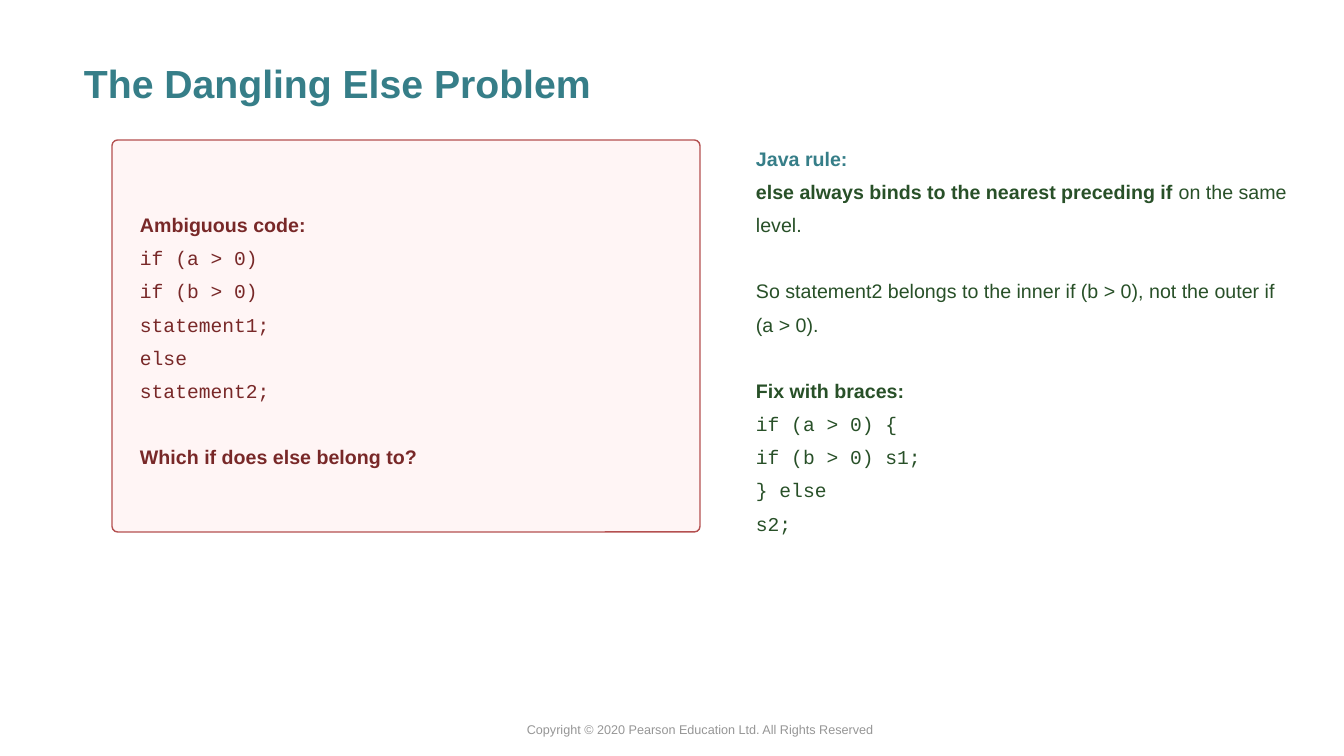
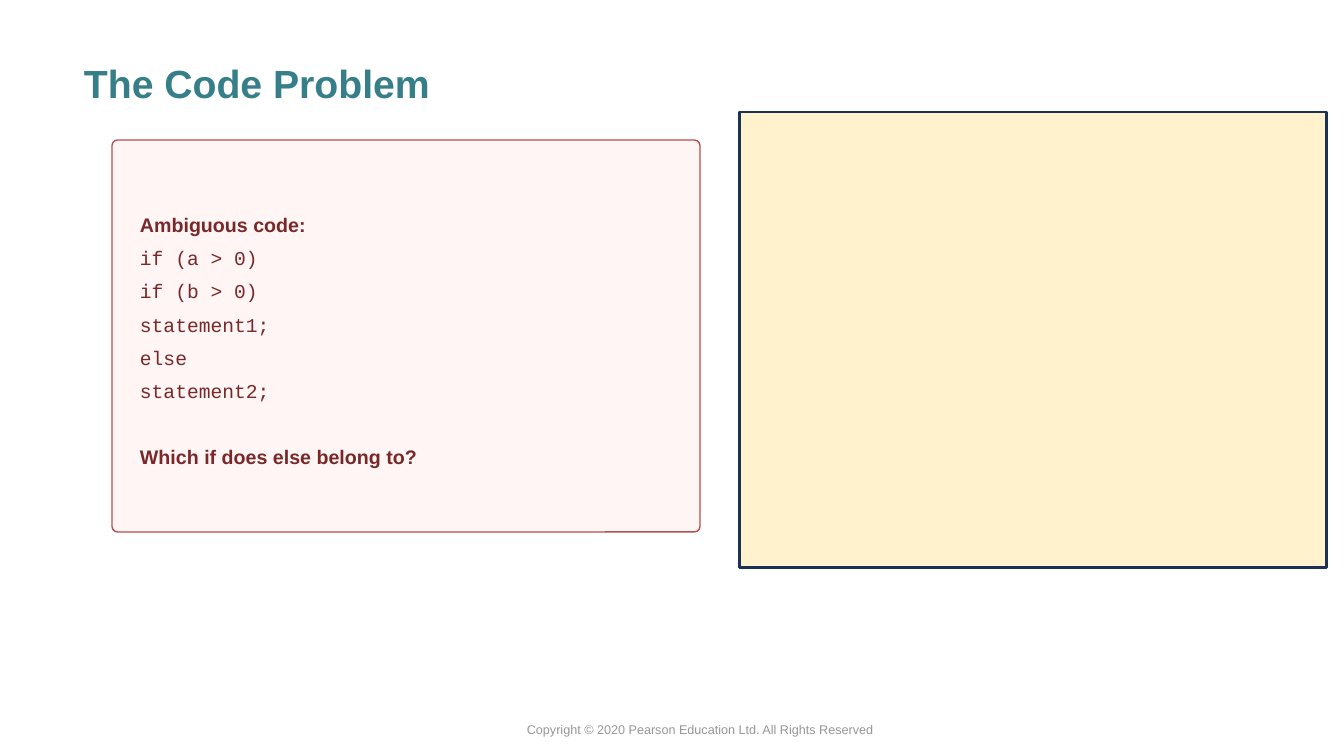
Before and after one commit to xiaoleibi/DMU26, a slide deck: slide 27 of ppt/Uge39_Selection.pptx (slide 32 before the commit). Drawn at 1344x756 pixels with LibreOffice and Linux fonts; fonts in the diff are those of the drawing. Boxes give left, top, right and bottom in pixels: in the first picture for what was removed or moved away, otherwise in the second. Text is boxed around its words. In the diff, an @@ line names an element or a change of style, - is before the commit and + after.

```diff
--- a/ppt/Uge39_Selection.pptx
+++ b/ppt/Uge39_Selection.pptx
@@ text at bbox=[84, 69, 430, 99]: text changed @@
-The Dangling Else Problem
+The Code Problem
@@ rectangle added at bbox=[739, 112, 1327, 568], fill #FFF2CC, outline #1E3256 2 pt @@
@@ text removed at bbox=[756, 151, 1287, 535] @@
-Java rule:
-else always binds to the nearest preceding if on the same level.
-So statement2 belongs to the inner if (b > 0), not the outer if (a > 0).
-Fix with braces:
-if (a > 0) {
-if (b > 0) s1;
-} else
-s2;
```
Also in this commit, not shown: 14 other slides changed, 3 slides added, 7 slides removed.
